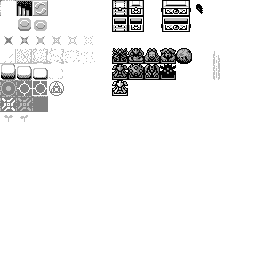
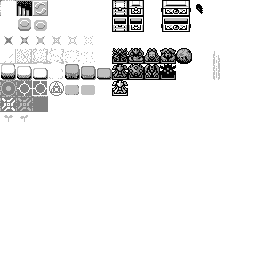
Layer changes from the first w=256, h=256 image to the second:
painted on "Spritesheet" over [3, 64, 112, 95]